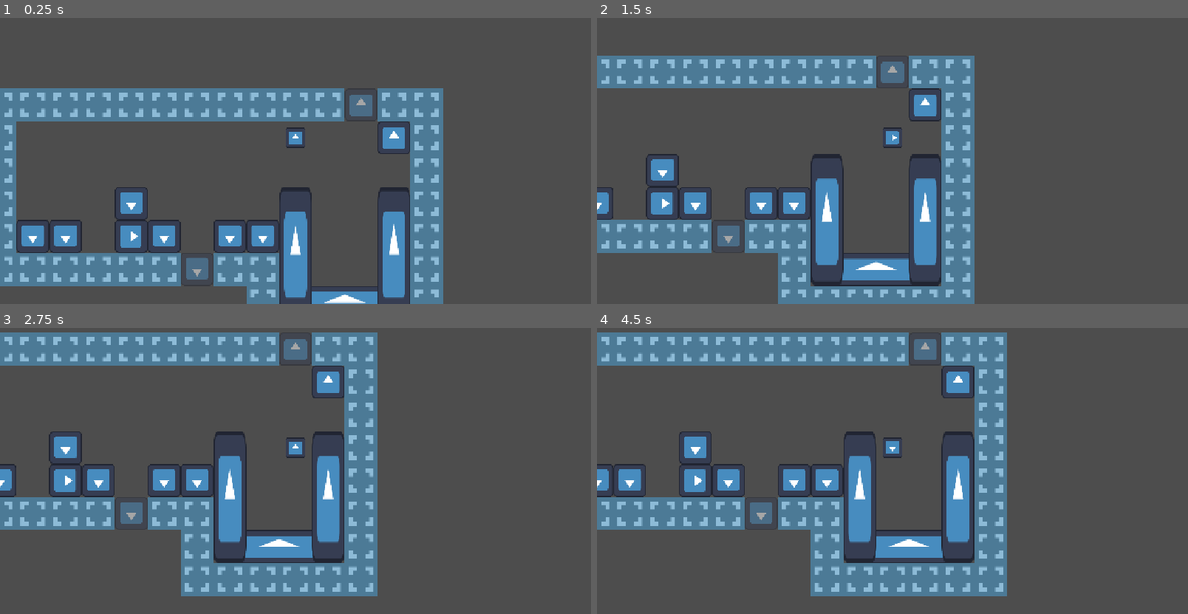
Above: before the commit, frames 1-4 (two rows, left to right).
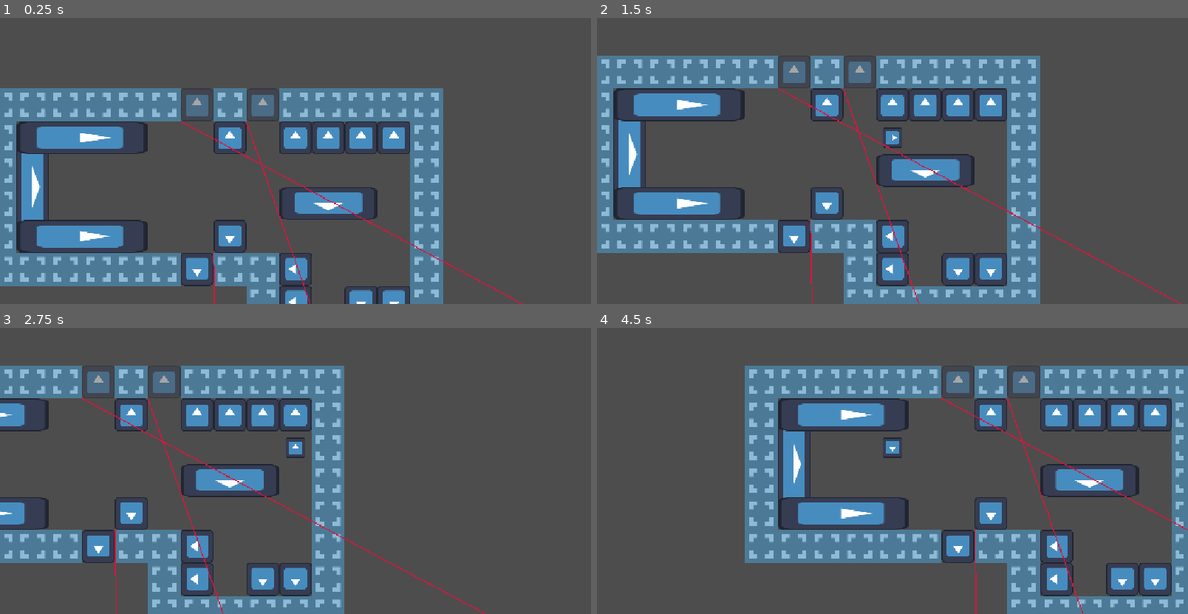
Above: after the commit, the same moments.

Repository: EfficiencySimplicity/godot-level-playground
Game: Godot game, scene res://Scenes/testing_ground.tscn
The game is run twice, just before and just after one commit, with the same random seed, the same clock (stepped at 60 frames per second) and the same inputs. The engine's default icon, where the game draws it, is replaced by a stand-in: a white triangle on a blue panel in a dark square.
Inputs:
- Up to frame 1 (0.25 s): no input
- Up to frame 2 (1.5 s): tap Enter at 0.5 s; hold Right (Right) 0.53-1.28 s; hold Up (Movement) 0.53-1.28 s; tap Space at 1.25 s; hold Down (Down) from 1.28 s (still down); tap Up (Movement) at 1.35 s
- Up to frame 3 (2.75 s): tap Enter at 2 s; release Down (Down) at 2.03 s; hold Right (Right) from 2.03 s (still down); hold Up (Movement) from 2.03 s (still down)
- Up to frame 4 (4.5 s): tap Space at 2.75, 4.25 s; release Up (Movement) at 2.78 s; tap Up (Movement) at 2.85, 4.35 s; tap Enter at 3.5 s; release Right (Right) at 3.53 s; hold Up (Movement) 3.53-4.28 s; hold Left (Left) from 3.53 s (still down)

The runs differ from the first frame. In frame 1, 12% of the frame differs, in the area x 2-89%, y 24-100%; in frame 2, 27%; in frame 3, 41%; in frame 4, 48%, in the area x 0-100%, y 1-100%.

Commit message:
connected doors added!

Diff:
--- a/Scenes/door.tscn
+++ b/Scenes/door.tscn
@@ -4,6 +4,7 @@
 [ext_resource type="Script" uid="uid://dto4jcqcxdave" path="res://Scripts/door_placer.gd" id="2_fahql"]
 [ext_resource type="Texture2D" uid="uid://pple6fejhs41" path="res://icon.svg" id="2_p0e35"]
 [ext_resource type="Script" uid="uid://ytaokkpdfs8" path="res://tile_stamper.gd" id="3_ab4ky"]
+[ext_resource type="Script" uid="uid://dfy4j7gwujpwa" path="res://Scripts/door.gd" id="4_a43ba"]
 
 [sub_resource type="RectangleShape2D" id="RectangleShape2D_fahql"]
 size = Vector2(192, 64)
@@ -14,8 +15,9 @@
 [sub_resource type="RectangleShape2D" id="RectangleShape2D_krb5w"]
 size = Vector2(64, 64)
 
-[node name="Door" unique_id=70122258 node_paths=PackedStringArray("tiles") instance=ExtResource("1_w6aom")]
+[node name="Door" unique_id=70122258 node_paths=PackedStringArray("actual_door", "tiles") instance=ExtResource("1_w6aom")]
 script = ExtResource("2_fahql")
+actual_door = NodePath("Door")
 tiles = [NodePath("Placement/TileStamper")]
 
 [node name="CollisionShape2D" parent="Placement/MustBeSolids" parent_id_path=PackedInt32Array(538475917) index="0" unique_id=2018220721]
@@ -35,7 +37,10 @@
 position = Vector2(32, -32)
 shape = SubResource("RectangleShape2D_krb5w")
 
-[node name="Sprite2D" type="Sprite2D" parent="." index="1" unique_id=653719424]
+[node name="Door" type="Node2D" parent="." index="1" unique_id=813266760]
+script = ExtResource("4_a43ba")
+
+[node name="Sprite2D" type="Sprite2D" parent="Door" index="0" unique_id=653719424]
 modulate = Color(1, 1, 1, 0.5019608)
 position = Vector2(32, -32)
 scale = Vector2(0.5, 0.5)
--- a/Scenes/testing_ground.tscn
+++ b/Scenes/testing_ground.tscn
@@ -21,6 +21,7 @@
 [node name="TestingGround" type="Node2D" unique_id=1366896337 node_paths=PackedStringArray("tile_map_layers")]
 script = ExtResource("1_38jdy")
 num_rooms = 13
+doors_per_room_range = Vector2i(1, 7)
 tile_map_layers = {
 "Walls": NodePath("Walls")
 }
--- /dev/null
+++ b/Scripts/door.gd
@@ -0,0 +1,11 @@
+class_name Door extends Node2D
+
+@export var other: Door = self
+
+func connect_door(_other: Door):
+	other = _other
+	other.other = self
+
+# https://docs.godotengine.org/en/stable/tutorials/2d/custom_drawing_in_2d.html
+func _draw():
+	draw_line(position, to_local(other.global_position), Color.CRIMSON, 2.0)
--- a/Scripts/door_placer.gd
+++ b/Scripts/door_placer.gd
@@ -1 +1,19 @@
 class_name DoorPlacer extends ItemPlacer
+
+@export var actual_door: Door
+
+# Erase the Solids block under the door
+func on_place(stack, map_stack, pos):
+	# I am ashamed of this code.
+	# We take the must-be-solids map
+	# ttt
+	# and make the middle false
+	# tft
+	# Then get offset and stamp it.
+	var solids_stamp = stack.layers["MustBeSolids"].copy()
+	solids_stamp.s(Vector2i(1, 0), false)
+	print("Before")
+	print(map_stack.layers["Solids"])
+	solids_stamp.stamp_on(map_stack.layers["Solids"], stack.get_match_position(pos, solids_stamp))
+	print("After")
+	print(map_stack.layers["Solids"])
--- a/Scripts/item_placer.gd
+++ b/Scripts/item_placer.gd
@@ -45,6 +45,8 @@
 	global_position = my_position
 	rotation_degrees = pos.side * 90
 	stack.place(map_stack, pos)
+
+	on_place(stack, map_stack, pos)
 
 	for layer in tiles:
 		layer.stamp(parent.get_parent().tile_map_layers[layer.dest_name])
@@ -94,3 +96,6 @@
 		layers["MustBeEmpty"] = must_be_empty_layer
 
 	return PlacementStack.from_placement_layers(layers)
+
+func on_place(stack, map_stack, pos):
+	pass
--- a/Scripts/level_generator.gd
+++ b/Scripts/level_generator.gd
@@ -2,7 +2,7 @@
 
 @export var num_rooms: int = 16
 @export var room_gap: int = 50
-@export var doors_per_room: int = 2
+@export var doors_per_room_range: Vector2i
 
 @export var tile_map_layers: Dictionary[String, TileMapLayer]
 
@@ -27,8 +27,73 @@
 
 	rooms.map(func(x): x.generate_room_shape())
 	rooms.map(func(x): x.stamp_room_shape())
+	connect_doors(rooms, place_doors(rooms))
+	print("Doors connected!")
+	rooms.map(func(x): x.generate_items())
+
+func place_doors(rooms):
+	var doors: Array[DoorPlacer] = []
+
 	rooms.map(func(x):
-		for i in doors_per_room:
-			x.place_element(door.instantiate())
+		var num_doors = randi_range(doors_per_room_range.x, doors_per_room_range.y)
+
+		# If we are on the last room, make sure we end up with an even number
+		# of doors in the world after this
+		if x == rooms[-1]:
+			if (doors.size() + num_doors) % 2 != 0:
+				num_doors += 1
+
+		for i in num_doors:
+			var door_obj = door.instantiate()
+			assert(x.place_element(door_obj), "A door could not be placed!!!")
+
+			doors.append(door_obj)
 	)
-	rooms.map(func(x): x.generate_items())
+
+	return doors
+
+# 1-door rooms, an abundance of such, could cause problems...
+func connect_doors(rooms, doors: Array[DoorPlacer]):
+	var remaining_rooms = rooms.duplicate()
+	var available_doors = []
+
+	remaining_rooms.erase(rooms[0])
+	available_doors.append_array(get_doors_of_room(rooms[0], doors))
+
+	while remaining_rooms.size() > 0:
+		var room_to_connect
+		var other_doors
+
+		# Make sure we don't deadend ourselves
+		# this could technically go on forever, TODO
+		while true:
+			room_to_connect = remaining_rooms.pick_random()
+			other_doors = get_doors_of_room(room_to_connect, doors)
+
+			if other_doors.size() + available_doors.size() - 2 > 0:
+				break
+
+		var door_to_connect_to = other_doors.pick_random()
+
+		var door_to_connect = available_doors.pick_random()
+
+		door_to_connect.actual_door.connect_door(door_to_connect_to.actual_door)
+
+		other_doors.erase(door_to_connect_to)
+		available_doors.erase(door_to_connect)
+
+		available_doors.append_array(other_doors)
+		remaining_rooms.erase(room_to_connect)
+
+	while available_doors.size() > 0:
+		var door_a = available_doors.pick_random()
+		available_doors.erase(door_a)
+		var door_b = available_doors.pick_random()
+		available_doors.erase(door_b)
+
+		door_a.actual_door.connect_door(door_b.actual_door)
+
+
+
+func get_doors_of_room(room, doors):
+	return doors.filter(func(x): return x.get_parent() == room)
--- a/Scripts/map_layer.gd
+++ b/Scripts/map_layer.gd
@@ -149,7 +149,7 @@
 
 	return new_layer
 
-func bordered(value: bool = false, cell_size: int = 64) -> MapLayer:
+func bordered(value: bool = false) -> MapLayer:
 	var expanded = MapLayer.new(size + Vector2i(2, 2), value)
 	expanded.world_bounds = world_bounds.grow(cell_size)
 	stamp_on(expanded, Placement.new(Vector2i(1, 1)))
@@ -179,18 +179,23 @@
 	if !value: total_empty_cells = (size.x * size.y) - total_empty_cells
 
 	var hit_positions: Array[Vector2i] = []
-	return iter_cells(
+
+	hit_positions.append(iter_cells(
 		(func(xy):
 			if g(xy) == value:
-				if hit_positions.size() == 0:
-					hit_positions.append(xy)
-				else:
-					if hit_positions.any(func(hit_xy): return (hit_xy - xy).length_squared() == 1):
-						hit_positions.append(xy)
-				if hit_positions.size() == total_empty_cells:
-					return true),
-		false
-	)
+				return xy)
+				))
+	var i = 0
+	while i < hit_positions.size():
+		var pos = hit_positions[i]
+		for side in 5:
+			var new_point = Placement.new(pos, side).map_vector2i(Vector2i.RIGHT).clamp(Vector2i.ZERO, size-Vector2i.ONE)
+			if g(new_point) == value:
+				if new_point not in hit_positions:
+					hit_positions.append(new_point)
+		i += 1
+
+	return hit_positions.size() == total_empty_cells
 
 
 func iter_cells(f: Callable, default = null):
--- a/Scripts/room_generator.gd
+++ b/Scripts/room_generator.gd
@@ -52,9 +52,9 @@
 
 	return new_room
 
-func place_element(element: ItemPlacer):
+func place_element(element: ItemPlacer) -> bool:
 	# creates the PlacementStack
-	element.attempt_place(self, stack)
+	return element.attempt_place(self, stack)
 
 func get_solids_layer() -> MapLayer:
 	# TODO: there must be a way to set the fill of the area2d...
Not shown, added: Scripts/door.gd.uid
Not shown, changed: TODO.txt
